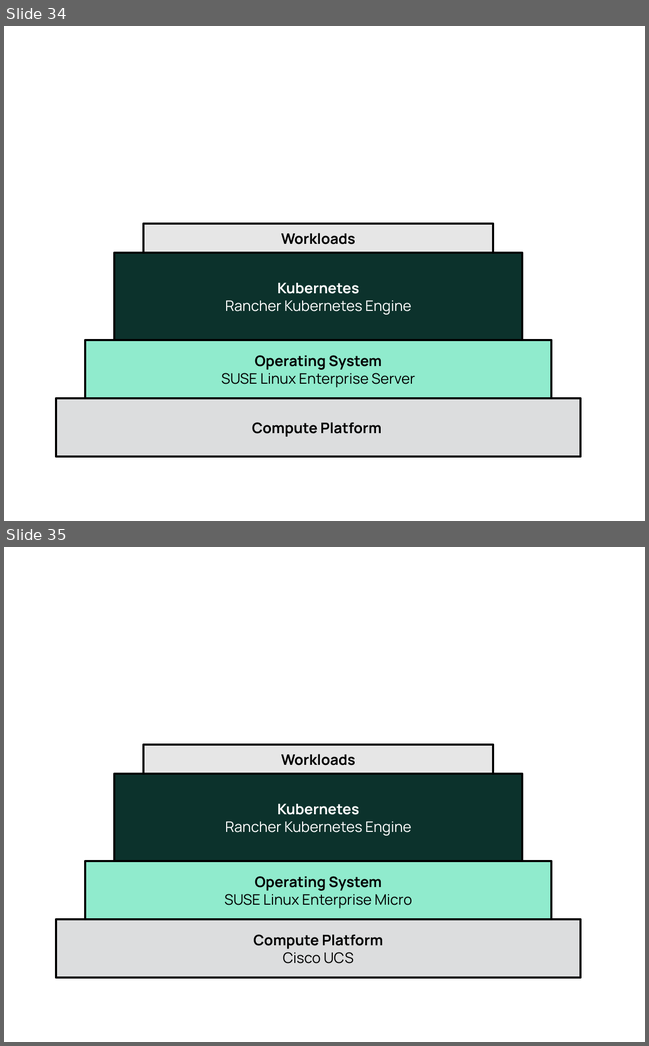
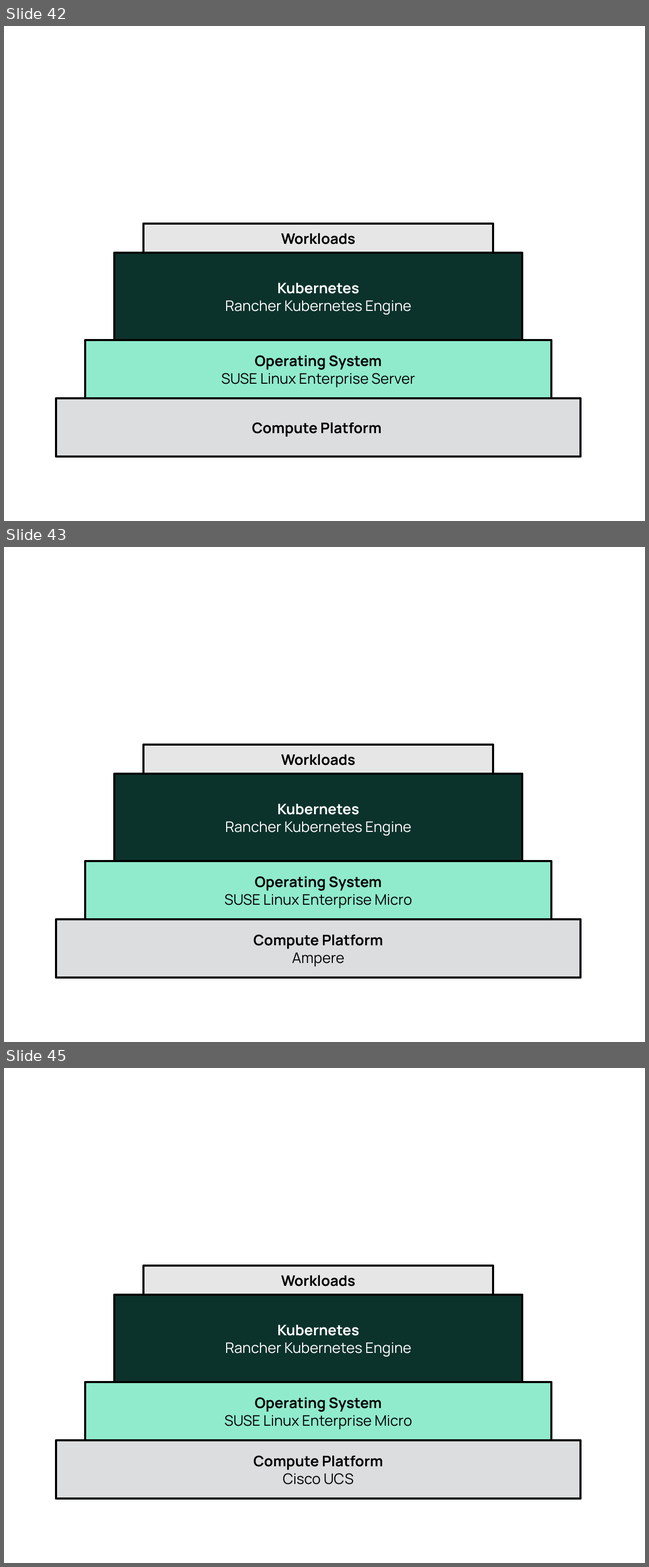
Before and after one commit to SUSE/technical-reference-documentation, a slide deck: kubernetes/reference/media/src/Figure-Source.odp. Shown one above the other, each under a label of ours: slides 34 and 35 before the commit, slides 42, 43 and 45 after it; the slides between them are not shown. The pictures are 649x1046 and 649x1567 pixels, drawn with LibreOffice and Linux fonts; fonts in the diff are those of the drawing. Boxes give left, top, right and bottom in pixels: in the first picture for what was removed or moved away, otherwise in the second. Text is boxed around its words. In the diff, an @@ line names an element or a change of style, - is before the commit and + after.

Commit message:
modify general doc content to include Ampere specifics

```diff
--- a/kubernetes/reference/media/src/Figure-Source.odp
+++ b/kubernetes/reference/media/src/Figure-Source.odp
@@ slide 43 added at (4, 547, 645, 1042), background #FFFFFF @@
@@ rectangle added at (143, 745, 493, 774), fill #E6E6E6, outline #000000 2.89 pt, 18 pt, text #000000, bold @@
+Workloads
@@ rectangle added at (114, 774, 522, 861), fill #0C322C, outline #000000 2.89 pt, 18 pt, text #FFFFFF @@
+Kubernetes
+Rancher Kubernetes Engine
@@ rectangle added at (85, 861, 551, 919), fill #90EBCD, outline #000000 2.89 pt, 18 pt, text #000000 @@
+Operating System
+SUSE Linux Enterprise Micro
@@ rectangle added at (56, 919, 580, 978), fill #DCDDDE, outline #000000 2.89 pt, 18 pt, text #000000, bold @@
+Compute Platform
+Ampere
@@ what was slide 34 is now slide 42 @@
@@ what was slide 35 is now slide 45 @@
```
Also in this commit, not shown: 15 other slides added, 21 other files.
